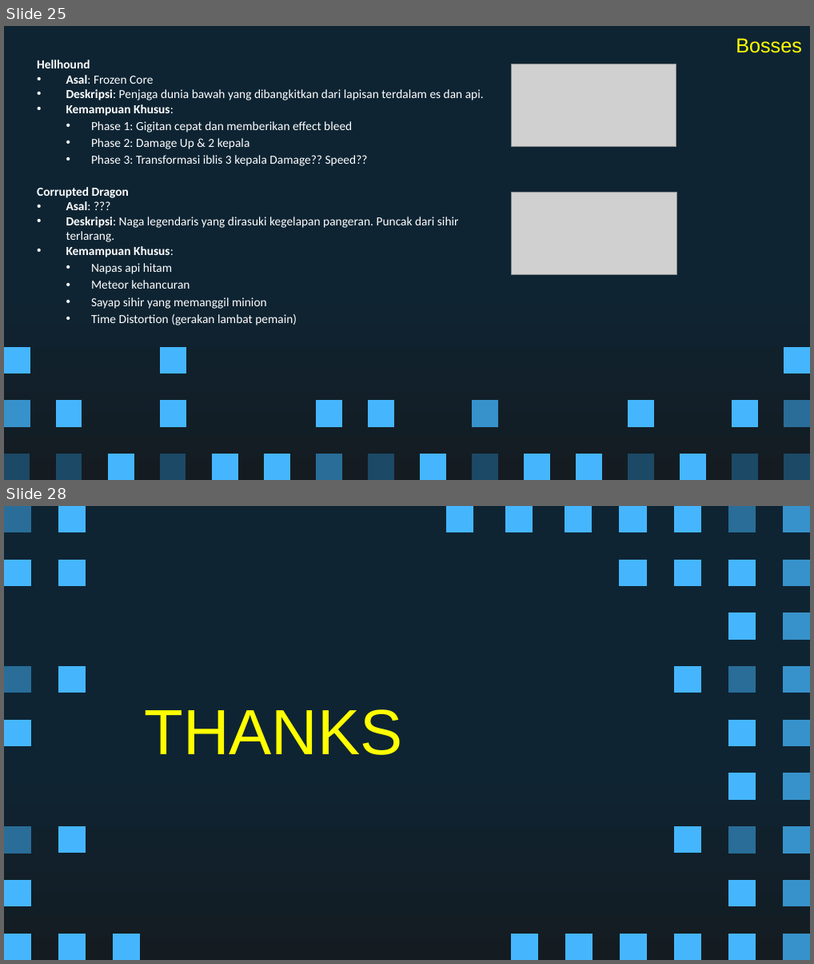
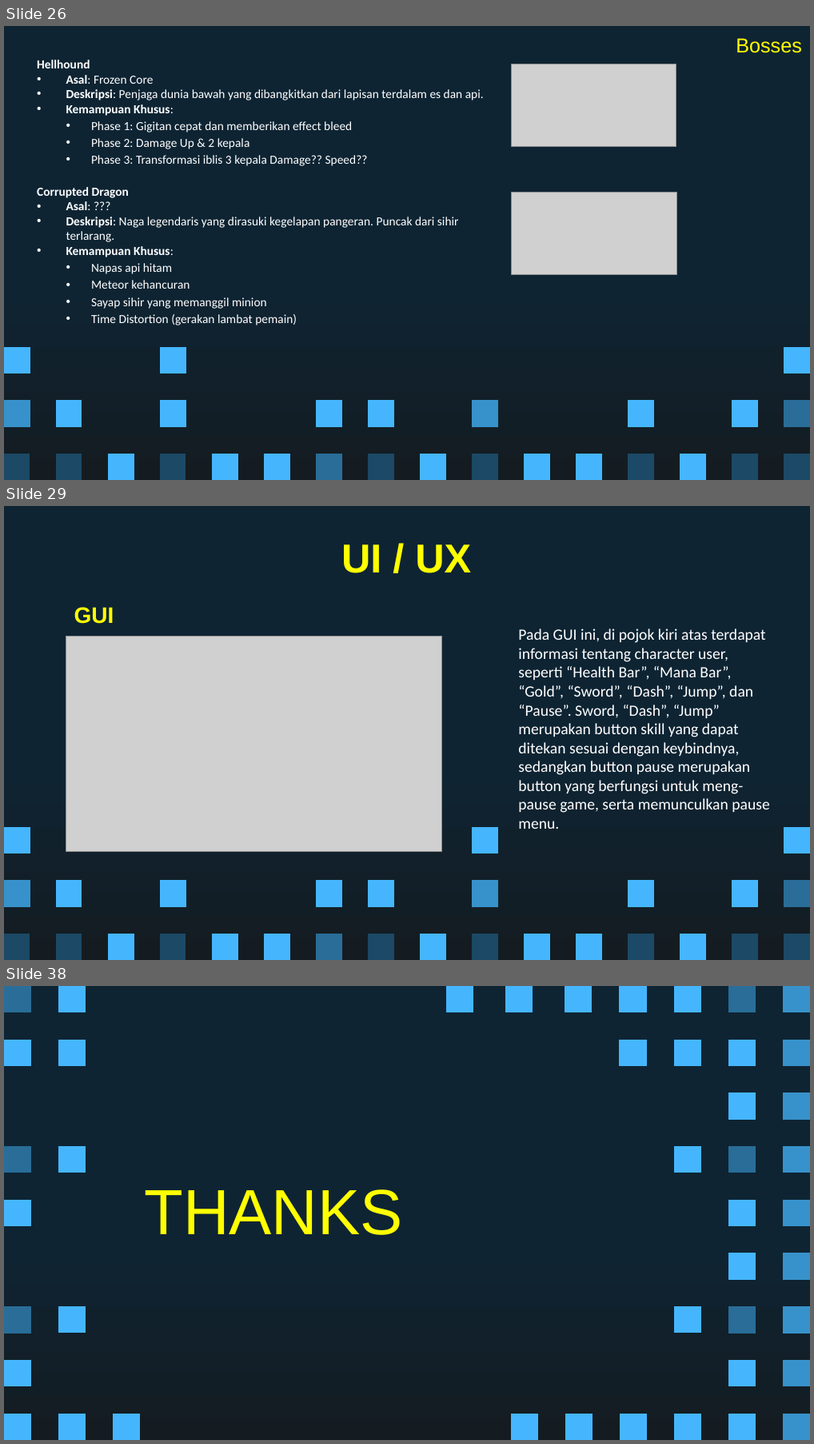
Before and after one commit to Ricardhad/gameProgProject, a slide deck: Super Pixel Vintage Gaming by Slidesgo.pptx. Shown one above the other, each under a label of ours: slides 25 and 28 before the commit, slides 26, 29 and 38 after it; the slides between them are not shown. The pictures are 814x964 and 814x1444 pixels, drawn with LibreOffice and Linux fonts; fonts in the diff are those of the drawing; grey boxes stand for pictures. Boxes give left, top, right and bottom in pixels: in the first picture for what was removed or moved away, otherwise in the second. Text is boxed around its words. In the diff, an @@ line names an element or a change of style, - is before the commit and + after.

```diff
--- a/Super Pixel Vintage Gaming by Slidesgo.pptx
+++ b/Super Pixel Vintage Gaming by Slidesgo.pptx
@@ slide 29 added at bbox=[4, 506, 810, 960], background gradient #0E2433 to #141C21; not listed: 27 template elements that a slide beside it also shows @@
@@ title added at bbox=[342, 544, 471, 573], 36 pt, text #FFFF00, bold @@
+UI / UX
@@ text added at bbox=[74, 607, 114, 624], 20 pt, text #FFFF00, bold @@
+GUI
@@ picture added at bbox=[66, 636, 442, 851] @@
@@ text added at bbox=[518, 628, 770, 828], 14 pt, text #FFFFFF @@
+Pada GUI ini, di pojok kiri atas terdapat informasi tentang character user, seperti “Health Bar”, “Mana Bar”, “Gold”, “Sword”, “Dash”, “Jump”, dan “Pause”. Sword, “Dash”, “Jump” merupakan button skill yang dapat ditekan sesuai dengan keybindnya, sedangkan button pause merupakan button yang berfungsi untuk meng-pause game, serta memunculkan pause menu.
@@ freeform shape added at bbox=[472, 827, 498, 853], fill #45B6FE @@
@@ what was slide 25 is now slide 26 @@
@@ what was slide 28 is now slide 38 @@
```
Also in this commit, not shown: 1 slide changed, 9 other slides added, 4 other files.
